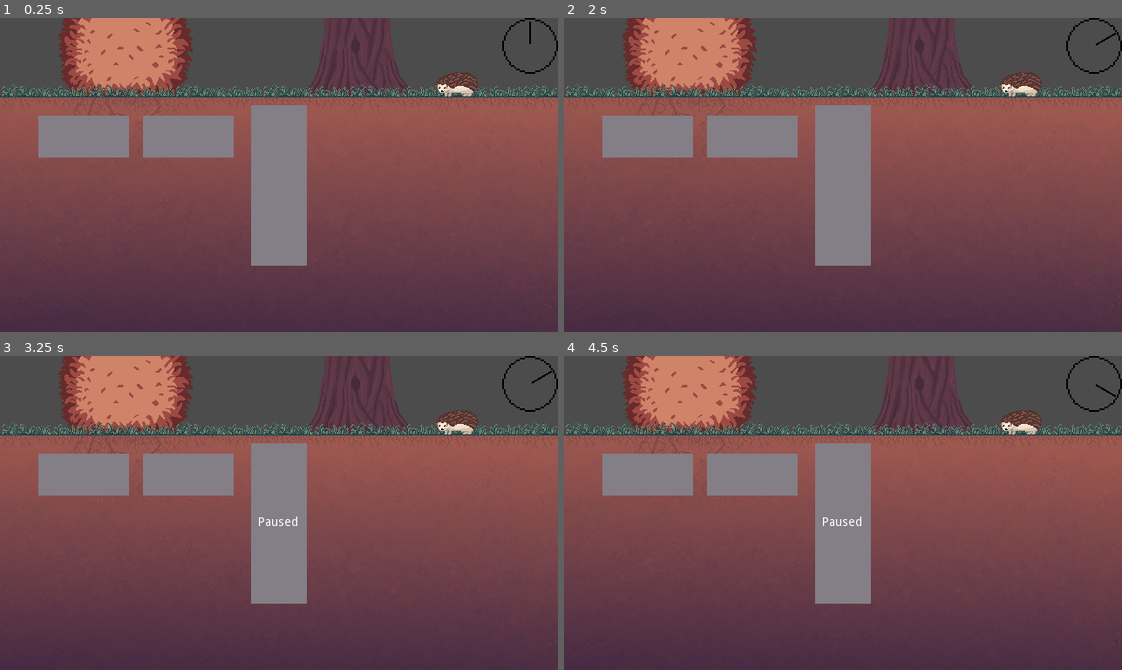
Above: before the commit, frames 1-4 (two rows, left to right).
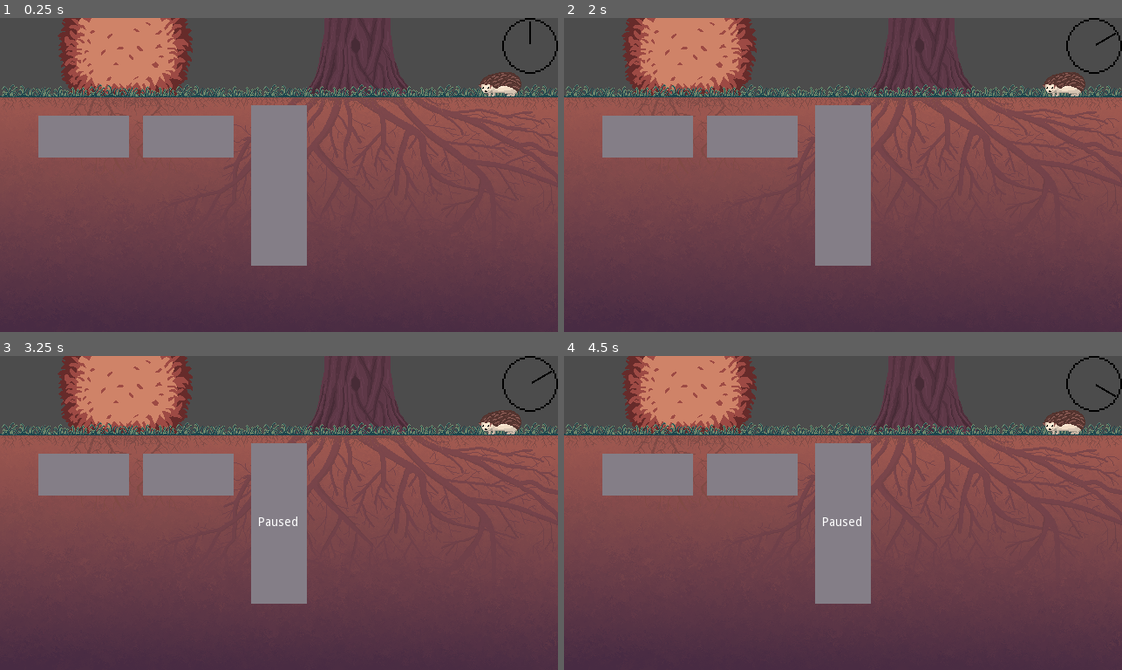
Above: after the commit, the same moments.

Repository: Soleod/G_CozyAutumnGameJam
Game: Godot game, scene res://Scenes/World.tscn
The game is run twice, just before and just after one commit, with the same random seed, the same clock (stepped at 60 frames per second) and the same inputs.
Inputs (mouse positions are in pixels of both pictures, inside the frame that each line leads up to):
- Up to frame 1 (0.25 s): no input
- Up to frame 2 (2 s): tap Enter at 0.5 s; move the mouse to (647, 137) at 0.52 s; click (647, 137) at 0.67 s; tap Space at 0.77 s; click "Build" at 1.25 s
- Up to frame 3 (3.25 s): tap Space at 2, 2.27 s; move the mouse to (189, 475) at 2.02 s; click (189, 475) at 2.17 s; click "Build" at 2.75 s
- Up to frame 4 (4.5 s): tap Enter at 3.5 s; move the mouse to (898, 443) at 3.52 s; click (898, 443) at 3.67 s; tap Space at 4.25 s; move the mouse to (815, 575) at 4.27 s; click (815, 575) at 4.42 s

The runs differ from the first frame. In frame 1, 3.3% of the frame differs, in the area x 41-100%, y 17-49%; in frame 2, 3.3%; in frame 3, 3.3%; in frame 4, 3.3%.

Commit message:
Tree with roots

Diff:
--- a/Scenes/World.tscn
+++ b/Scenes/World.tscn
@@ -31,7 +31,7 @@
 texture = ExtResource( 5 )
 
 [node name="Sprite" type="Sprite" parent="World"]
-position = Vector2( 524, 74 )
+position = Vector2( 574, 74 )
 z_index = 1
 texture = ExtResource( 6 )
 
Binary file changed: Art/A_Background.png
